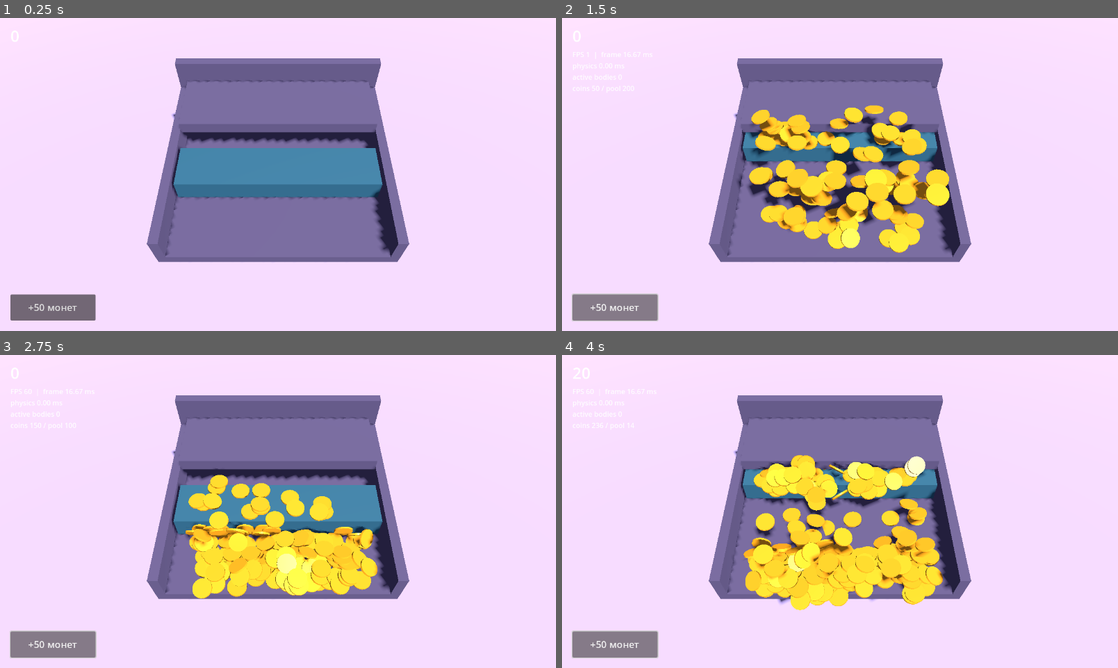
Above: before the commit, frames 1-4 (two rows, left to right).
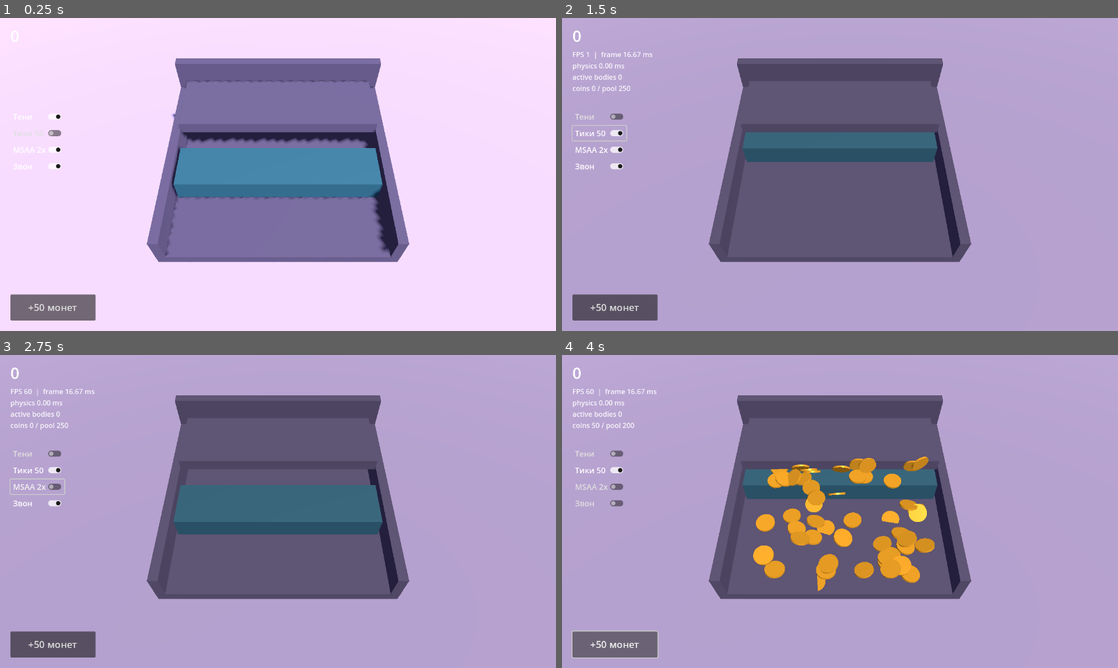
Above: after the commit, the same moments.

Repository: ui99ru/gold-harvester
Game: Godot game, scene res://scenes/main.tscn
Same seed, same stepped clock (60 frames per second), same inputs: the game is played once before the commit and once after it.
Inputs:
- Up to frame 1 (0.25 s): no input
- Up to frame 2 (1.5 s): click "+50 монет" (after the commit: "Тени") at 0.5 s; click "+50 монет" (after the commit: "Тики 50") at 1.25 s
- Up to frame 3 (2.75 s): click "+50 монет" (after the commit: "MSAA 2x") at 2 s
- Up to frame 4 (4 s): click "+50 монет" (after the commit: "Звон") at 2.75 s; click "+50 монет" at 3.5 s

The runs differ from the first frame. In frame 1, 0.2% of the frame differs, in the area x 2-11%, y 30-49%; in frame 2, 98%; in frame 3, 99%, in the area x 0-100%, y 0-100%; in frame 4, 98%.

Commit message:
feat(godot): runtime tuning toggles in HUD (brief stage 7)
On-device A/B without rebuilds: shadows, physics ticks 60/50,
MSAA 2x/off, clink sound + contact_monitor. Device baseline at 242
coins: 39 FPS, frame 27.0 ms, physics 13.3 ms - both physics and
render need measuring. Note: PHYSICS_3D_ACTIVE_OBJECTS monitor is
not populated by Jolt, always reads 0.

Co-Authored-By: Claude Fable 5 <noreply@anthropic.com>

Diff:
--- a/godot/scripts/main.gd
+++ b/godot/scripts/main.gd
@@ -26,6 +26,7 @@
 var tray: Node3D
 var coins_root: Node3D
 var camera: Camera3D
+var sun: DirectionalLight3D
 var score := 0
 
 var _pool: Array[RigidBody3D] = []
@@ -72,7 +73,7 @@
 	we.environment = env
 	add_child(we)
 
-	var sun := DirectionalLight3D.new()
+	sun = DirectionalLight3D.new()
 	sun.light_color = Color("fff4de")
 	sun.light_energy = 1.4
 	sun.shadow_enabled = true
@@ -163,6 +164,19 @@
 	hud.spawn_50_cb = _spawn_stress_batch
 	hud.pool_stats_cb = func() -> Vector2i:
 		return Vector2i(active_coins(), _pool.size())
+	# Тумблеры тюнинга (бриф §7): A/B на устройстве без пересборки
+	hud.toggles = [
+		["Тени", true, func(on: bool) -> void:
+			sun.shadow_enabled = on],
+		["Тики 50", false, func(on: bool) -> void:
+			Engine.physics_ticks_per_second = 50 if on else 60],
+		["MSAA 2x", true, func(on: bool) -> void:
+			get_viewport().msaa_3d = Viewport.MSAA_2X if on else Viewport.MSAA_DISABLED],
+		["Звон", true, func(on: bool) -> void:
+			for coin in coins_root.get_children():
+				coin.contact_monitor = on
+				coin.clink_cb = _on_coin_clink if on else Callable()],
+	]
 	add_child(hud)
 
 
--- a/godot/scripts/performance_hud.gd
+++ b/godot/scripts/performance_hud.gd
@@ -4,6 +4,7 @@
 
 var spawn_50_cb := Callable()
 var pool_stats_cb := Callable()  # -> Vector2i(active, free)
+var toggles: Array = []          # [[название, старт, Callable(bool)], ...]
 
 var _label: Label
 var _frame_accum := 0.0
@@ -17,6 +18,17 @@
 	_label.add_theme_font_size_override("font_size", 16)
 	_label.add_theme_color_override("font_color", Color(1, 1, 1, 0.92))
 	add_child(_label)
+
+	var box := VBoxContainer.new()
+	box.position = Vector2(24, 210)
+	add_child(box)
+	for t in toggles:
+		var cb := CheckButton.new()
+		cb.text = t[0]
+		cb.button_pressed = t[1]
+		cb.add_theme_font_size_override("font_size", 18)
+		cb.toggled.connect(t[2])
+		box.add_child(cb)
 
 	var btn := Button.new()
 	btn.text = "+50 монет"
Not shown, changed: godot/README.md
